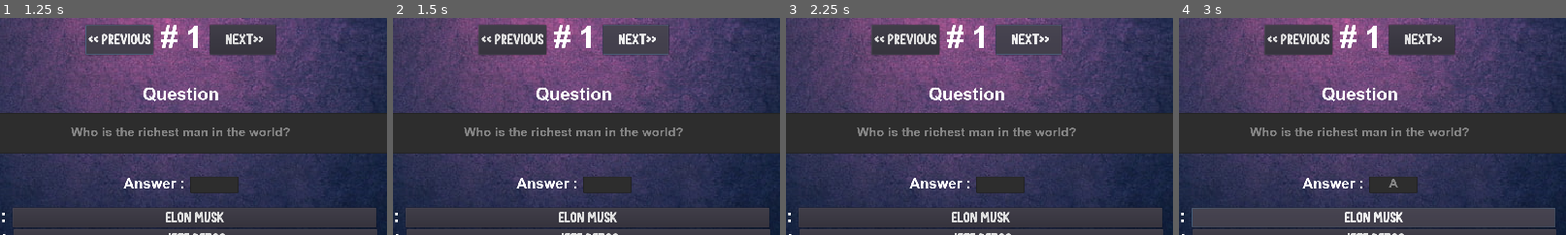
Above: before the commit, frames 1-4 (left to right).
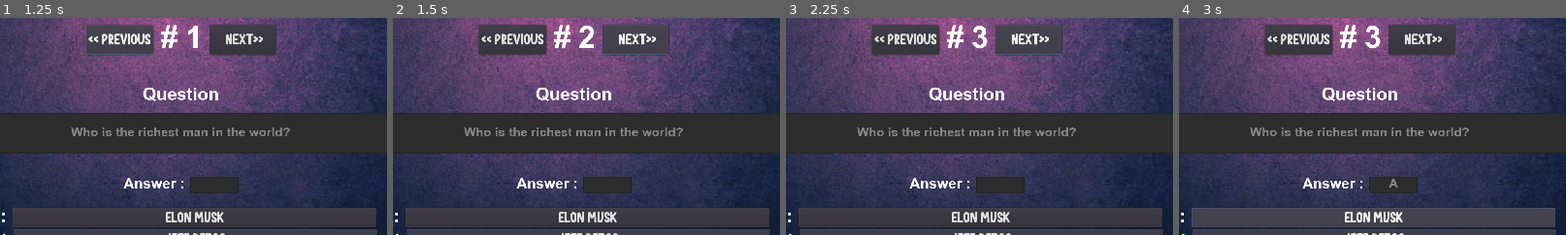
Above: after the commit, the same moments.

Repository: tylerbert31/quiz
Game: Godot game, scene res://quiz_10.tscn
Two runs of this game, one before a commit and one after it. Both use one fixed random seed, a clock stepped at 60 frames per second and the inputs below. The project has no main scene, so this scene is started directly.
Inputs:
- Up to frame 1 (1.25 s): click "<< Previous" at 0.5 s
- Up to frame 2 (1.5 s): click "Next>>" at 1.25 s
- Up to frame 3 (2.25 s): click "Next>>" at 2 s
- Up to frame 4 (3 s): click "Elon Musk" at 2.75 s
The pictures show only the part of the screen within x 27-77%, y 27-77%; the shares and areas given below are measured in that part.

Frame 1 is identical in both runs. In frame 2, 0.2% of the frame differs, in the area x 48-52%, y 3-14%; in frame 3, 0.2%; in frame 4, 0.2%.

Commit message:
question counter
question counter

Diff:
--- /dev/null
+++ b/quiz_screen_10/1.gd
@@ -0,0 +1,30 @@
+extends Label
+
+
+# Declare member variables here. Examples:
+# var a = 2
+# var b = "text"
+
+var number = 1
+
+# Called when the node enters the scene tree for the first time.
+func _ready():
+	pass # Replace with function body.
+
+
+# Called every frame. 'delta' is the elapsed time since the previous frame.
+#func _process(delta):
+#	pass
+
+
+func _on_next_pressed():
+
+	if number < 10:
+		number += 1
+		self.text = str(number)
+
+
+func _on_prev_pressed():
+	if number > 1:
+		number -= 1
+		self.text = str(number)
--- a/quiz_screen_10/quiz_10.tscn
+++ b/quiz_screen_10/quiz_10.tscn
@@ -1,10 +1,11 @@
-[gd_scene load_steps=20 format=2]
+[gd_scene load_steps=21 format=2]
 
 [ext_resource path="res://assets/images/artwork-digital-art-abstract-simple-background-wallpaper-preview.jpg" type="Texture" id=1]
 [ext_resource path="res://assets/fonts/Ingenue.ttf" type="DynamicFontData" id=2]
 [ext_resource path="res://assets/fonts/ORIOND.TTF" type="DynamicFontData" id=3]
 [ext_resource path="res://quiz_10.gd" type="Script" id=4]
 [ext_resource path="res://current_answer.gd" type="Script" id=5]
+[ext_resource path="res://1.gd" type="Script" id=6]
 
 [sub_resource type="Theme" id=1]
 
@@ -96,7 +97,7 @@
 custom_constants/separation = 18
 alignment = 1
 
-[node name="Button" type="Button" parent="contents/number"]
+[node name="prev" type="Button" parent="contents/number"]
 margin_left = 435.0
 margin_right = 603.0
 margin_bottom = 74.0
@@ -123,11 +124,12 @@
 custom_fonts/font = SubResource( 4 )
 text = "1"
 align = 1
-__meta__ = {
-"_edit_use_anchors_": false
-}
-
-[node name="Button2" type="Button" parent="contents/number"]
+script = ExtResource( 6 )
+__meta__ = {
+"_edit_use_anchors_": false
+}
+
+[node name="next" type="Button" parent="contents/number"]
 margin_left = 743.0
 margin_right = 906.0
 margin_bottom = 74.0
@@ -374,6 +376,8 @@
 custom_fonts/font = SubResource( 12 )
 text = "Bill Gates"
 
+[connection signal="pressed" from="contents/number/prev" to="contents/number/1" method="_on_prev_pressed"]
+[connection signal="pressed" from="contents/number/next" to="contents/number/1" method="_on_next_pressed"]
 [connection signal="pressed" from="contents/choices/A/answer_a" to="contents/Answer/current_answer" method="_on_answer_a_pressed"]
 [connection signal="pressed" from="contents/choices/B/answer_b" to="contents/Answer/current_answer" method="_on_answer_b_pressed"]
 [connection signal="pressed" from="contents/choices/C/answer_c" to="contents/Answer/current_answer" method="_on_answer_c_pressed"]
